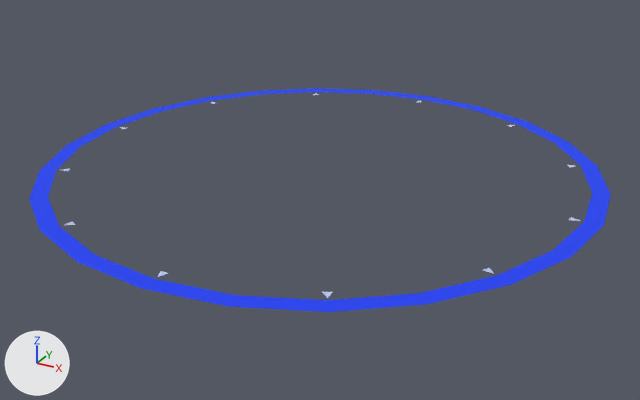
A saved change to the glTF model assets/arena_ring.glb.
The view is the same before and after, from a 50 mm lens placed at (1.429, -2.599, 1.174), pointed at (0.022, -0.041, -0.105). Every picture has the same lights, and +X, +Y and +Z are marked at lower left. The older version comes first.

Before the edit, the objects in view are built like this:
```python
mat_vr_arenaring = principled_material('VR_ArenaRing')
mat_vr_arenaring.base_color = (0.07, 0.15, 1.0)  # blue #4b6cff
mat_vr_arenaring.metallic = 1.0
mat_vr_arenaring.roughness = 1.0
mat_vr_arenaring_ticks = principled_material('VR_ArenaRing_Ticks')
mat_vr_arenaring_ticks.base_color = (0.74, 0.81, 1.0)  # pale blue #dfe8ff
mat_vr_arenaring_ticks.metallic = 1.0
mat_vr_arenaring_ticks.roughness = 1.0
me_vr_arenaring = bpy.data.meshes.new('VR_ArenaRing')
me_vr_arenaring.from_pydata(...)  # 48 vertices, 48 faces; spans x -1.0..1.0, y -1.0..1.0, z 0.0
me_vr_arenaring.materials.append(mat_vr_arenaring)  # blue #4b6cff
me_vr_arenaring_ticks = bpy.data.meshes.new('VR_ArenaRing_Ticks')
me_vr_arenaring_ticks.from_pydata(...)  # 36 vertices, 12 faces; spans x -0.93..0.93, y -0.93..0.93, z 0.0
me_vr_arenaring_ticks.materials.append(mat_vr_arenaring_ticks)  # pale blue #dfe8ff
ob_vr_arenaring = bpy.data.objects.new('VR_ArenaRing', me_vr_arenaring)
ob_vr_arenaring.location = (0.0, 0.0, 0.0)
ob_vr_arenaring_ticks = bpy.data.objects.new('VR_ArenaRing_Ticks', me_vr_arenaring_ticks)
ob_vr_arenaring_ticks.location = (0.0, 0.0, 0.0)
```
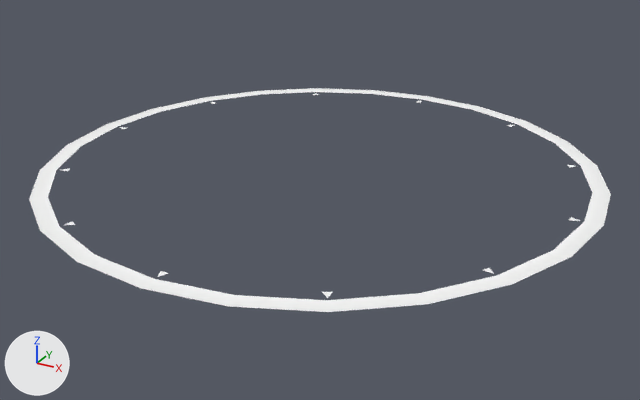
Changed parts and their boxes [x1, y1, x2, y2] in the pictures (640 x 400 px):
```json
{"object": "VR_ArenaRing", "change": "recoloured", "before": [29, 88, 611, 312], "after": [29, 88, 611, 312]}
{"object": "VR_ArenaRing_Ticks", "change": "recoloured", "before": [62, 93, 580, 298], "after": [62, 93, 580, 298]}
```

Edits to the scene script, one JSON object a line:
```json
{"block": "mat_vr_arenaring", "where": "n0 = _N.new('ShaderNodeBsdfPrincipled'); n0.name = 'Principled BSDF'"}
{"op": "remove", "block": "mat_vr_arenaring", "code": "n0.inputs[0].default_value = (0.07, 0.15, 1.0, 1.0)  # 'Base Color', blue #4b6cff"}
{"op": "remove", "block": "mat_vr_arenaring", "code": "n0.inputs[1].default_value = 1.0  # 'Metallic'"}
{"op": "remove", "block": "mat_vr_arenaring", "code": "n0.inputs[2].default_value = 1.0  # 'Roughness'"}
{"op": "add", "block": "mat_vr_arenaring", "code": "n2 = _N.new('ShaderNodeVertexColor'); n2.name = 'Color Attribute'"}
{"op": "add", "block": "mat_vr_arenaring", "code": "_L.new(n2.outputs[0], n0.inputs[0])  # 'Color' to 'Base Color'"}
{"block": "mat_vr_arenaring_ticks", "where": "n0 = _N.new('ShaderNodeBsdfPrincipled'); n0.name = 'Principled BSDF'"}
{"op": "remove", "block": "mat_vr_arenaring_ticks", "code": "n0.inputs[0].default_value = (0.74, 0.81, 1.0, 1.0)  # 'Base Color', pale blue #dfe8ff"}
{"op": "remove", "block": "mat_vr_arenaring_ticks", "code": "n0.inputs[1].default_value = 1.0  # 'Metallic'"}
{"op": "remove", "block": "mat_vr_arenaring_ticks", "code": "n0.inputs[2].default_value = 1.0  # 'Roughness'"}
{"op": "add", "block": "mat_vr_arenaring_ticks", "code": "n2 = _N.new('ShaderNodeVertexColor'); n2.name = 'Color Attribute'"}
{"op": "add", "block": "mat_vr_arenaring_ticks", "code": "_L.new(n2.outputs[0], n0.inputs[0])  # 'Color' to 'Base Color'"}
{"block": "me_vr_arenaring", "where": "me_vr_arenaring.from_pydata(...)  # 48 vertices, 48 faces; spans x -1.0..1.0, y -1.0..1.0, z 0.0"}
{"block": "me_vr_arenaring", "where": "# used by ob_vr_arenaring; location = (0.0, 0.0, 0.0)"}
{"block": "me_vr_arenaring", "change": "me_vr_arenaring part 1: vertex colours changed"}
```
